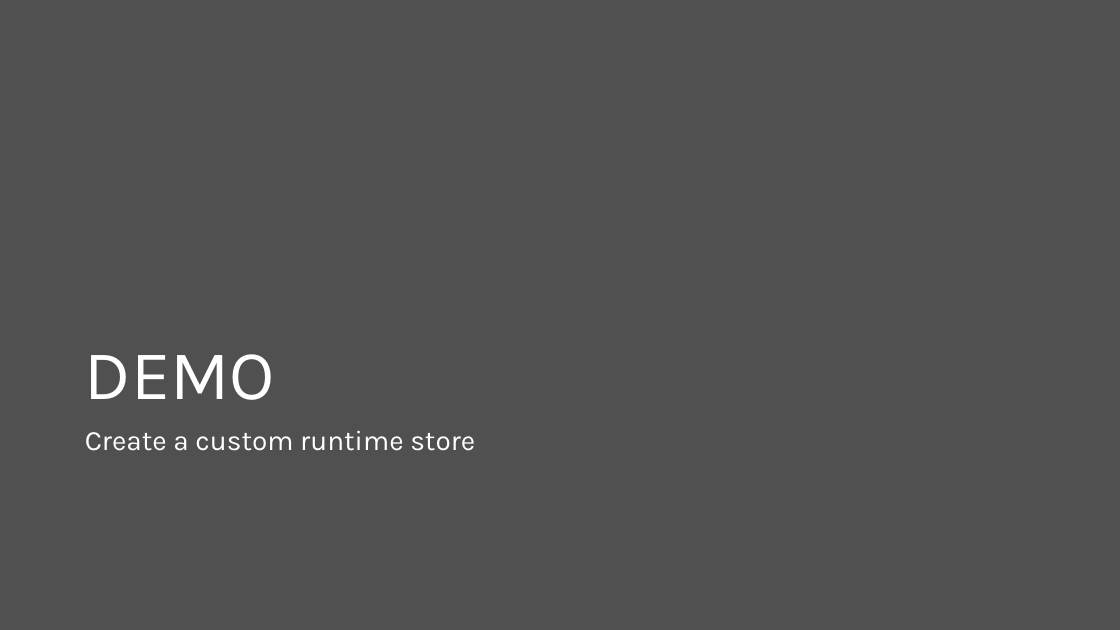
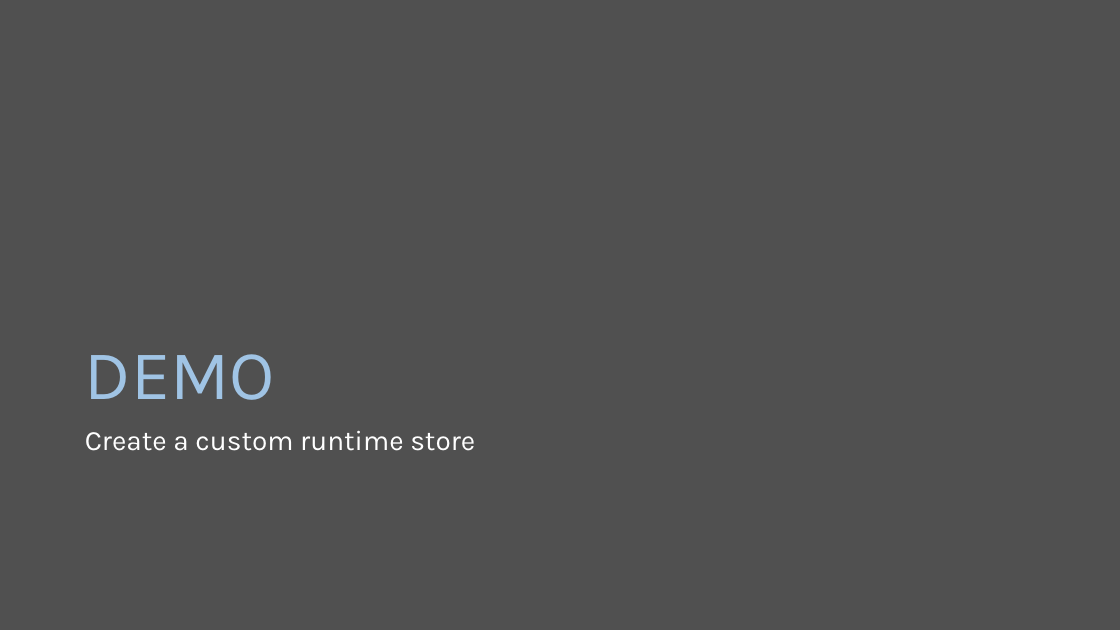
Before and after one commit to scottaddie/slide-decks, a slide deck: slide 7 of Whats New in ASP.NET Core 2.0.pptx. Drawn at 1120x630 pixels with LibreOffice and Linux fonts; fonts in the diff are those of the drawing. Boxes give left, top, right and bottom in pixels: in the first picture for what was removed or moved away, otherwise in the second. Text is boxed around its words. In the diff, an @@ line names an element or a change of style, - is before the commit and + after.

```diff
--- a/Whats New in ASP.NET Core 2.0.pptx
+++ b/Whats New in ASP.NET Core 2.0.pptx
@@ title "DEMO" at [85,354,275,400]: text colour #FFFFFF to #A0C4E5 @@
```
Also in this commit, not shown: 1 other slide changed, 3 slides added.
